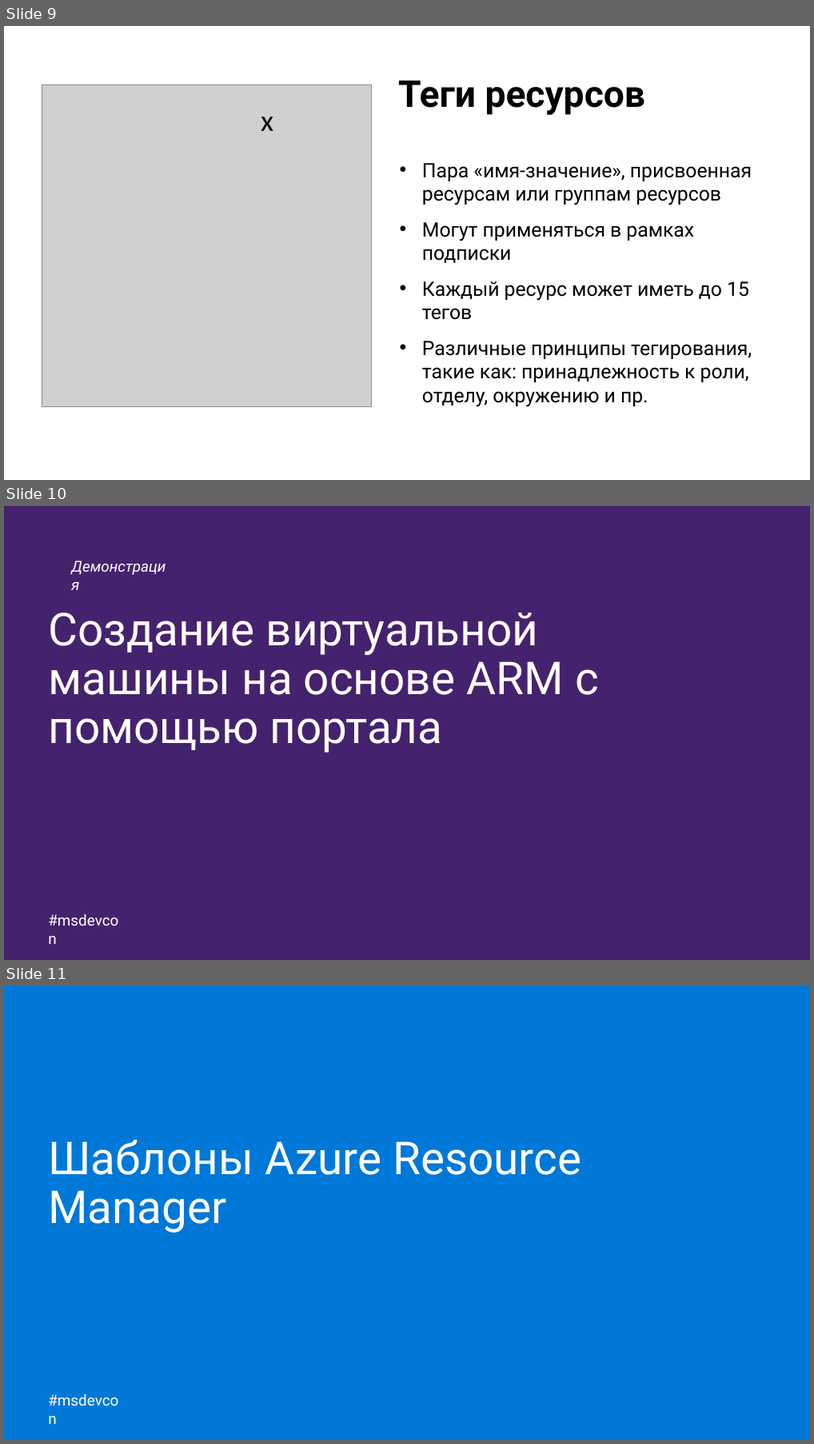
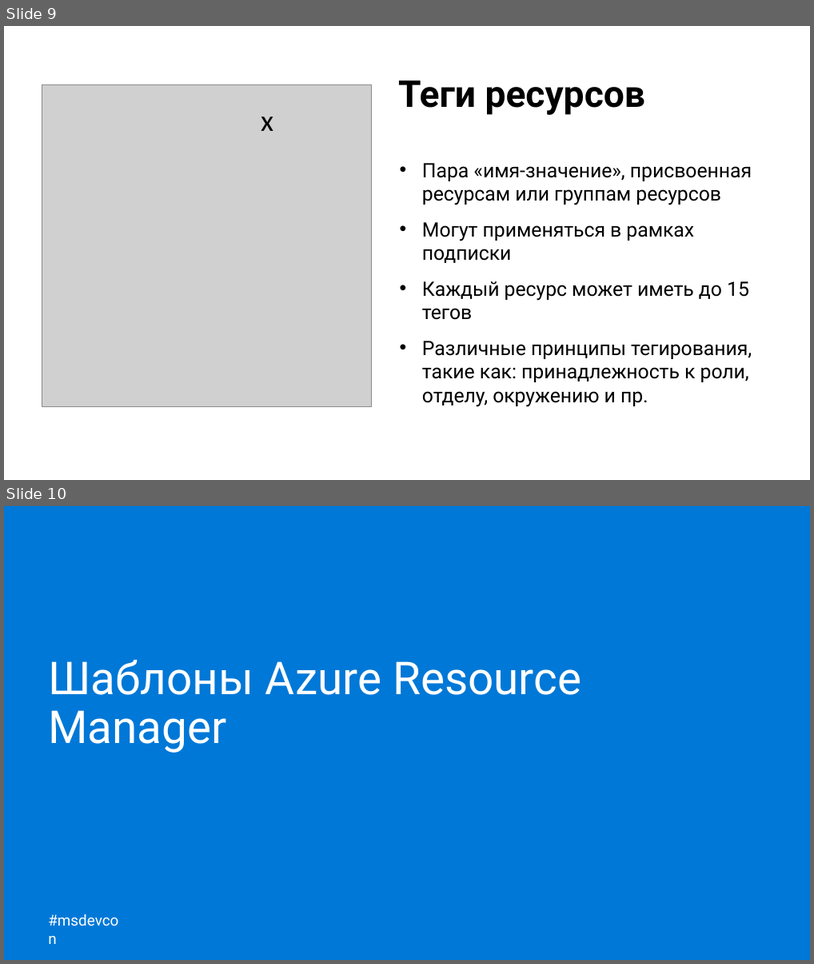
Before and after one commit to vityabool/armworkshop, a slide deck: ARM_Azure_Templates.pptx. Shown one above the other, each under a label of ours: slides 9, 10 and 11 before the commit, slides 9 and 10 after it. The pictures are 814x1444 and 814x964 pixels, drawn with LibreOffice and Linux fonts; fonts in the diff are those of the drawing; grey boxes stand for pictures; background and template pictures are left out. Boxes give left, top, right and bottom in pixels: in the first picture for what was removed or moved away, otherwise in the second. Text is boxed around its words. In the diff, an @@ line names an element or a change of style, - is before the commit and + after.

Commit message:
new ppt

```diff
--- a/ARM_Azure_Templates.pptx
+++ b/ARM_Azure_Templates.pptx
@@ slide 10 removed at [4,506,810,960], background #45226D; not listed: 1 template element that a slide beside it also shows @@
@@ text removed at [72,554,174,578] @@
-Демонстрация
@@ title removed at [48,612,599,752] @@
-Создание виртуальной машины на основе ARM с помощью портала
@@ what was slide 11 is now slide 10 @@
```
